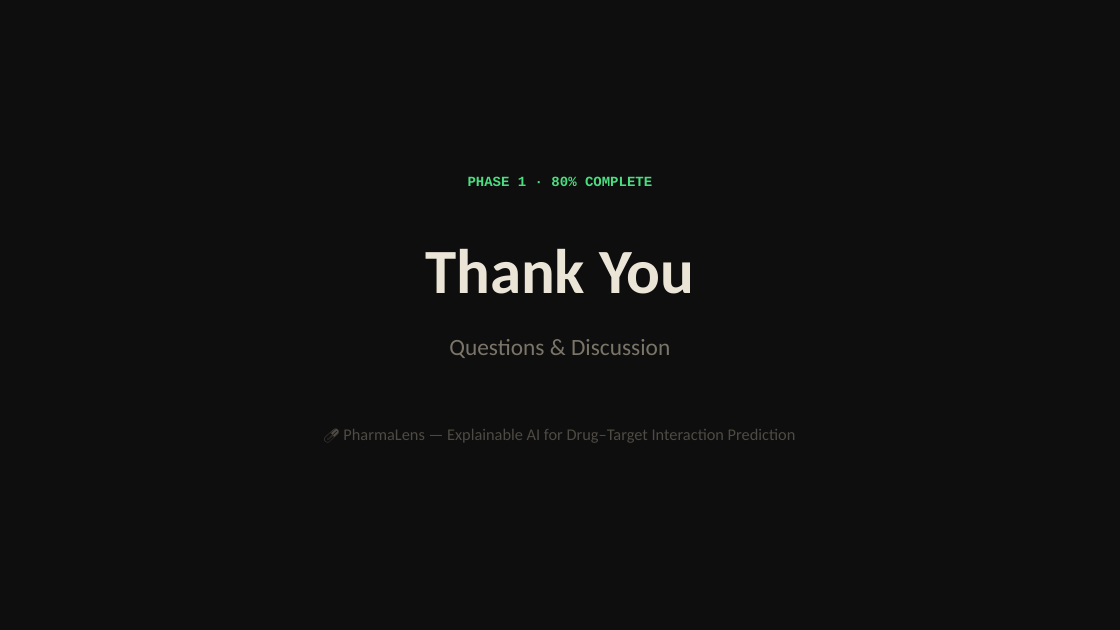
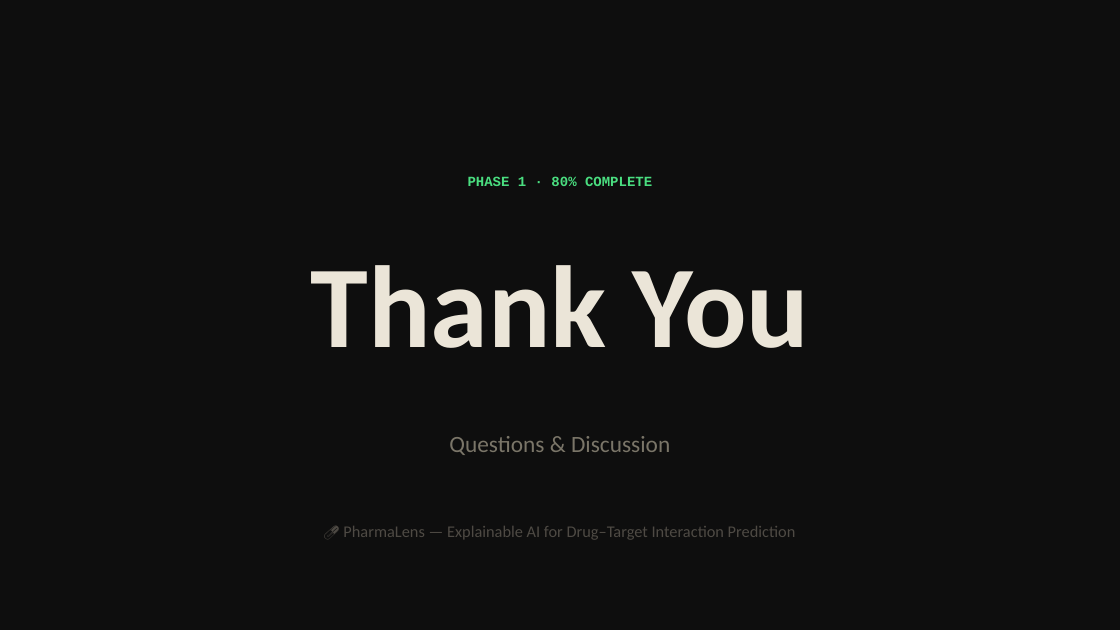
Before and after one commit to uselessbruh-stack/Pharmalens, a slide deck: slide 18 of PharmaLens_Presentation.pptx (slide 16 before the commit). Drawn at 1120x630 pixels with LibreOffice and Linux fonts; fonts in the diff are those of the drawing. Boxes give left, top, right and bottom in pixels: in the first picture for what was removed or moved away, otherwise in the second. Text is boxed around its words. In the diff, an @@ line names an element or a change of style, - is before the commit and + after.

```diff
--- a/PharmaLens_Presentation.pptx
+++ b/PharmaLens_Presentation.pptx
@@ text "Thank You" at [310,265,809,348]: size 54 to 100 pt @@
@@ text "Questions & Discussion": place and size @@
-text "Questions & Discussion" at [449,339,670,358]
+text "Questions & Discussion" at [449,436,670,455]
@@ text "💊 PharmaLens — Explainable AI ...": place and size @@
-text "💊 PharmaLens — Explainable AI ..." at [343,429,796,443]
+text "💊 PharmaLens — Explainable AI ..." at [343,526,796,540]
```
Also in this commit, not shown: 4 other slides changed, 3 slides added, 1 slide removed, 11 other files.
